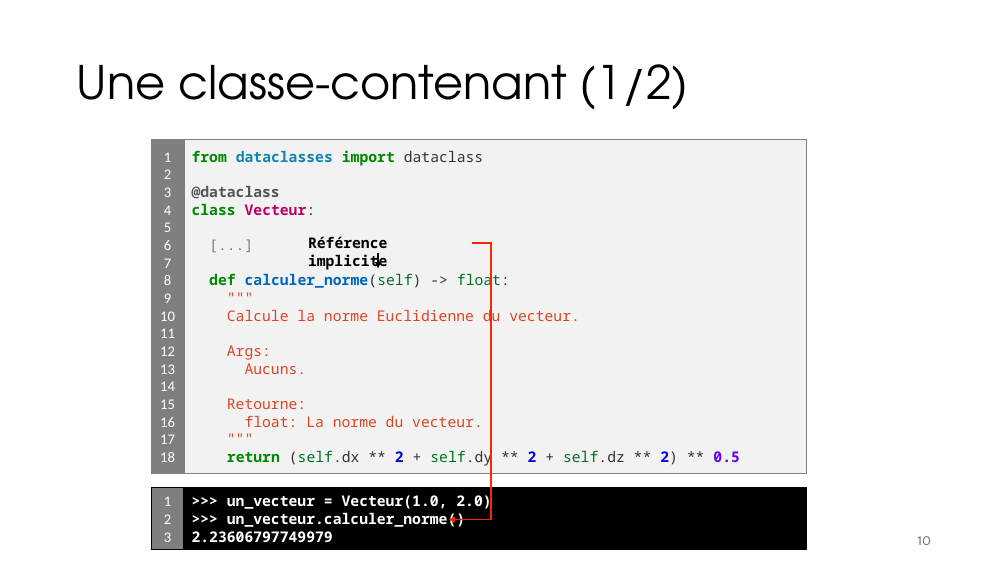
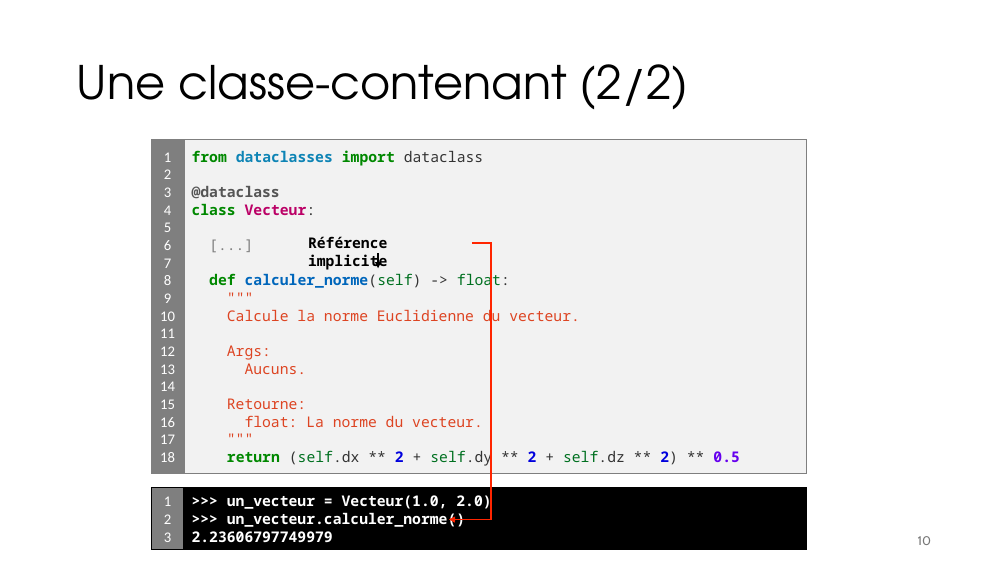
Before and after one commit to iannickgagnon/sagedays_iannick_2026, a slide deck: slide 10 of python_2/presentation_python_2.pptx. Drawn at 1008x567 pixels with LibreOffice and Linux fonts; fonts in the diff are those of the drawing. Boxes give left, top, right and bottom in pixels: in the first picture for what was removed or moved away, otherwise in the second. Text is boxed around its words. In the diff, an @@ line names an element or a change of style, - is before the commit and + after.

```diff
--- a/python_2/presentation_python_2.pptx
+++ b/python_2/presentation_python_2.pptx
@@ title at <box>77,64,689,109</box>: text changed @@
-Une classe-contenant (1/2)
+Une classe-contenant (2/2)
```
Also in this commit, not shown: 1 slide added.
